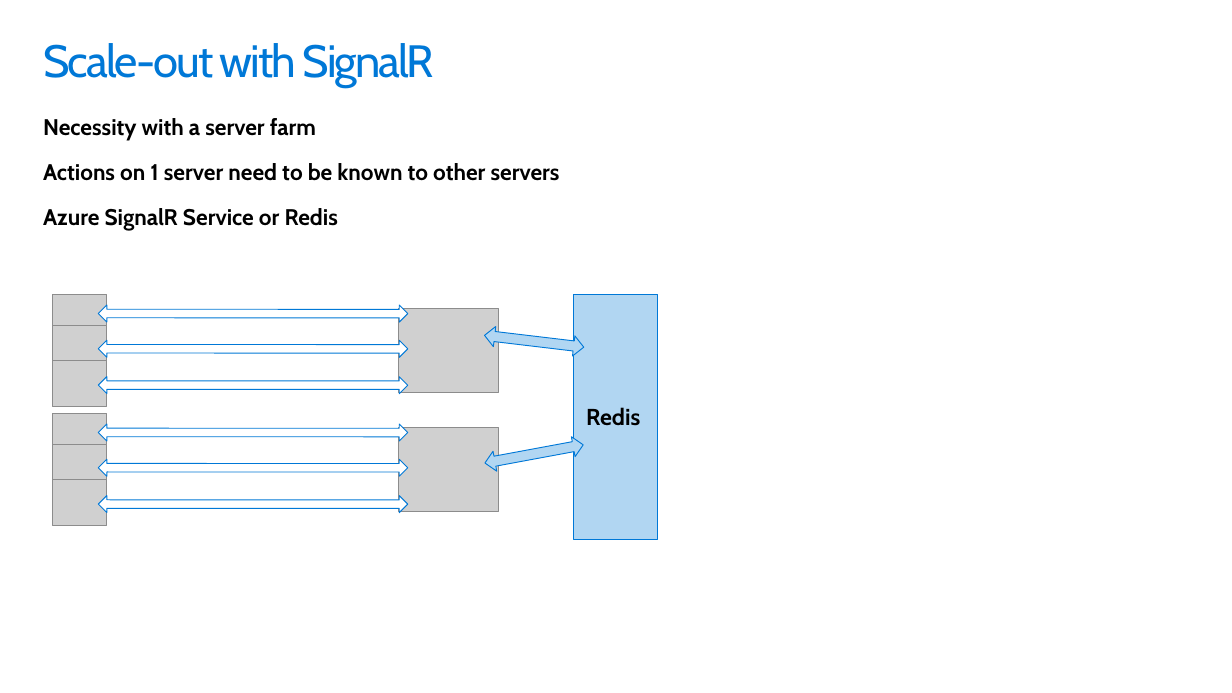
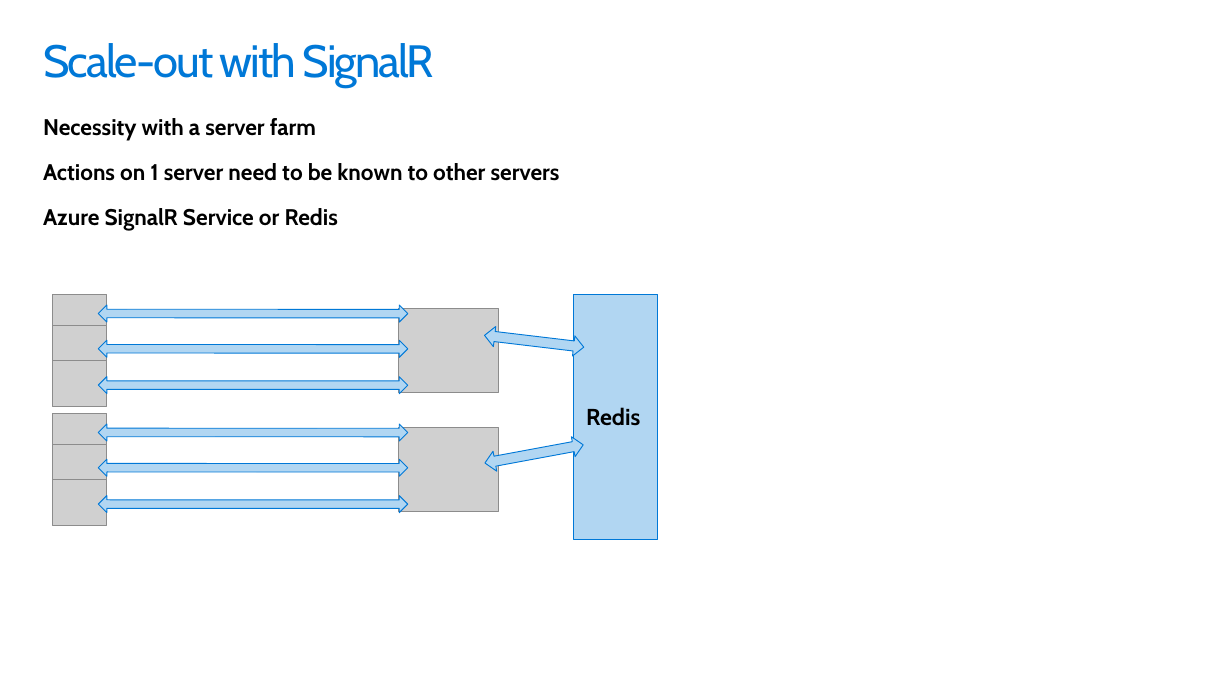
Before and after one commit to scottaddie/slide-decks, a slide deck: slide 8 of Building the Real-time Web with SignalR.pptx (slide 7 before the commit). Drawn at 1232x693 pixels with LibreOffice and Linux fonts; fonts in the diff are those of the drawing; grey boxes stand for pictures; background and template pictures are left out. Boxes give left, top, right and bottom in pixels: in the first picture for what was removed or moved away, otherwise in the second. Text is boxed around its words. In the diff, an @@ line names an element or a change of style, - is before the commit and + after.

Commit message:
SignalR slide tweaks

```diff
--- a/Building the Real-time Web with SignalR.pptx
+++ b/Building the Real-time Web with SignalR.pptx
@@ fill #FFFFFF to #B1D6F2 in 6 elements at [99, 341, 409, 358], [99, 377, 409, 394], [99, 459, 409, 476], [99, 496, 409, 513], [99, 305, 409, 322], [99, 424, 409, 441] @@
```
Also in this commit, not shown: 1 other slide changed, 1 slide added.
